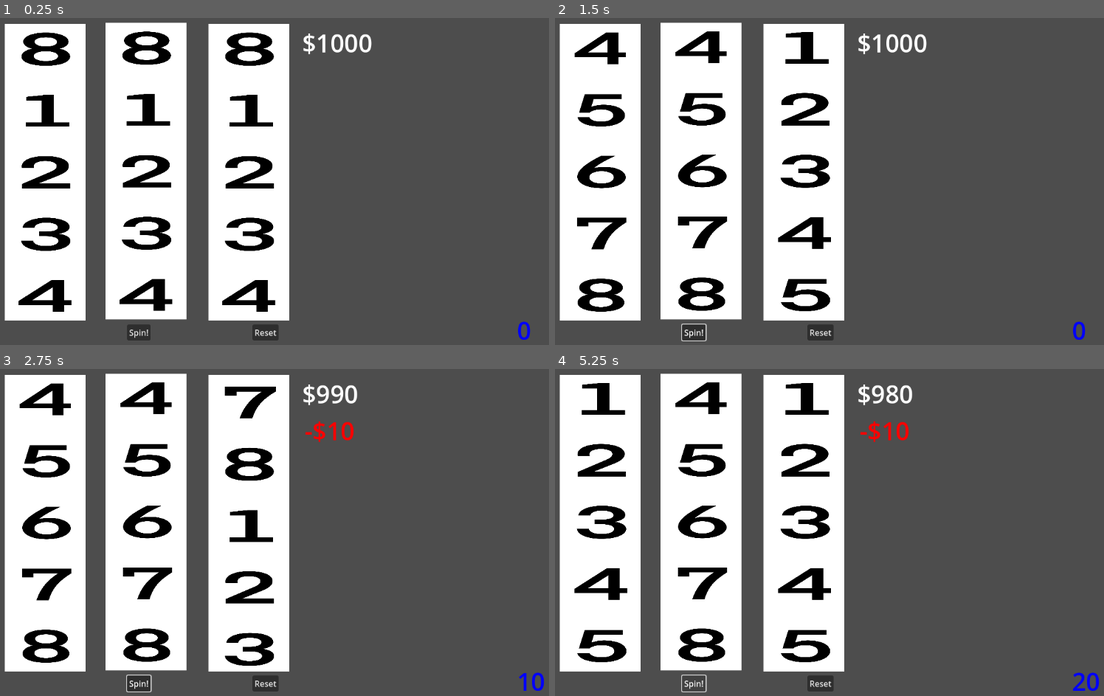
Above: before the commit, frames 1-4 (two rows, left to right).
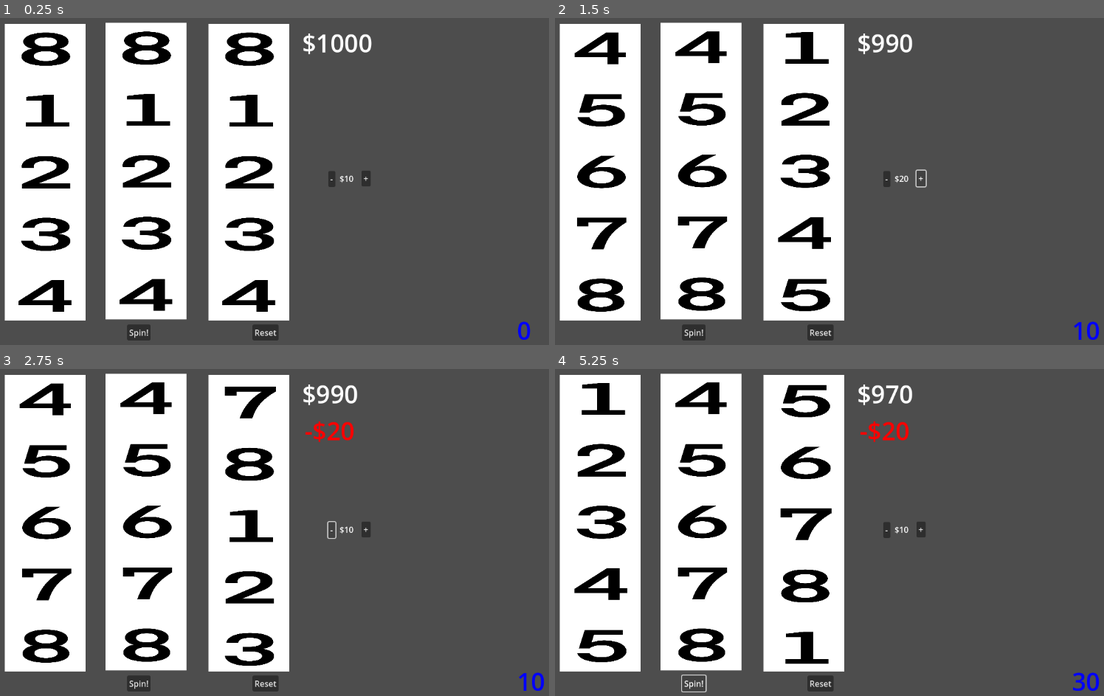
Above: after the commit, the same moments.

Repository: DaTimeKeeper/Slots
Game: Godot game, scene res://SlotWheels.tscn
Two runs of this game, one before a commit and one after it. Both use one fixed random seed, a clock stepped at 60 frames per second and the inputs below.
Inputs (mouse positions are in pixels of both pictures, inside the frame that each line leads up to):
- Up to frame 1 (0.25 s): no input
- Up to frame 2 (1.5 s): click "Spin!" at 0.5 s; click (922, 178) at 1.25 s, where only the run after the commit has a clickable "+"
- Up to frame 3 (2.75 s): click (329, 529) at 2 s, where only the run after the commit has a clickable "-"
- Up to frame 4 (5.25 s): click "Spin!" at 2.75 s; click (922, 529) at 3.5 s, where only the run after the commit has a clickable "+"; click (884, 529) at 4.25 s, where only the run after the commit has a clickable "-"; click "Spin!" at 5 s

The runs differ from the first frame. In frame 1, 0.2% of the frame differs, in the area x 59-68%, y 46-52%; in frame 2, 0.5%; in frame 3, 0.3%; in frame 4, 3.0%, in the area x 40-97%, y 4-99%.

Commit message:
add credits

Diff:
--- a/SlotWheels.gd
+++ b/SlotWheels.gd
@@ -4,11 +4,13 @@
 var WheelThreeValue=0
 var rng = RandomNumberGenerator.new()
 
+var Credit = 10
+
 var hiddenBank = 0
 
 var moneyValue=1000
 
-var WeightValues = [10,20,10,20,50,100,300,1000]
+var WeightValues = [2,4,2,4,8,10,30,100]
 
 var IconFrames = [2,0,14,12,10,8,6,4]
 
@@ -39,7 +41,7 @@
 	WheelTwoValue =  RandomSymbolExcludeWheelOne()
 
 func SpinThirdWheel():
-	var weigtedBank=(hiddenBank/(WeightValues[WheelOneValue-1]))*100
+	var weigtedBank=(hiddenBank/(WeightValues[WheelOneValue-1]*Credit))*100
 	var winRoll = rng.randi_range(1,100)
 	if winRoll<=weigtedBank || rng.randi_range(1,100)<=10:
 		WheelThreeValue = WheelOneValue
@@ -59,8 +61,10 @@
 
 func _on_button_pressed():
 	if moneyValue-10>=0 && $Wheel3/Timer.time_left <= 0:
-		hiddenBank+=10
-		moneyValue-=10
+		hiddenBank+=Credit
+		moneyValue-=Credit
+		$MoneyLabel.text = "$"+str(moneyValue)
+		$HiddenBank.text = str(hiddenBank)
 		$Wheel1/AnimatedSprite2D.play("spin")
 		$Wheel1/Timer.start()
 		$Wheel2/AnimatedSprite2D.play("spin")
@@ -80,12 +84,12 @@
 	$Wheel3/AnimatedSprite2D.stop()
 	$Wheel3/AnimatedSprite2D.frame=IconFrames[WheelThreeValue-1]
 	if WheelOneValue == WheelTwoValue && WheelOneValue == WheelThreeValue:
-		moneyValue += WeightValues[WheelOneValue-1]
-		hiddenBank -= WeightValues[WheelOneValue-1]
-		$Win.text="+$"+str(WeightValues[WheelOneValue-1])
+		moneyValue += WeightValues[WheelOneValue-1]*Credit
+		hiddenBank -= WeightValues[WheelOneValue-1]*Credit
+		$Win.text="+$"+str((WeightValues[WheelOneValue-1]-1)*Credit)
 		$Win.set("theme_override_colors/font_color", Color(0, 1, 0))
 	else:
-		$Win.text="-$10"
+		$Win.text="-$"+str(Credit)
 		$Win.set("theme_override_colors/font_color", Color(1, 0, 0))
 	$HiddenBank.text = str(hiddenBank)
 	$MoneyLabel.text = "$"+str(moneyValue)
@@ -97,3 +101,15 @@
 func _on_Wheel1_timer_timeout():
 	$Wheel1/AnimatedSprite2D.stop()
 	$Wheel1/AnimatedSprite2D.frame=IconFrames[WheelOneValue-1]
+
+
+func _on_plus_credits_pressed():
+	if Credit <= 990:
+		Credit+=10
+		$Credits.text = "$"+str(Credit)
+
+
+func _on_minus_credits_pressed():
+	if Credit > 10:
+		Credit-=10
+		$Credits.text = "$"+str(Credit)
--- a/SlotWheels.tscn
+++ b/SlotWheels.tscn
@@ -183,8 +183,48 @@
 grow_vertical = 2
 text = "Reset"
 
+[node name="Credits" type="Label" parent="."]
+anchors_preset = 8
+anchor_left = 0.5
+anchor_top = 0.5
+anchor_right = 0.5
+anchor_bottom = 0.5
+offset_left = 145.0
+offset_top = -13.0
+offset_right = 181.0
+offset_bottom = 10.0
+grow_horizontal = 2
+grow_vertical = 2
+text = "$10"
+
+[node name="PlusCredits" type="Button" parent="Credits"]
+layout_mode = 1
+anchors_preset = 4
+anchor_top = 0.5
+anchor_bottom = 0.5
+offset_left = 43.0
+offset_top = -15.5
+offset_right = 61.0
+offset_bottom = 15.5
+grow_vertical = 2
+text = "+"
+
+[node name="MinusCredits" type="Button" parent="Credits"]
+layout_mode = 1
+anchors_preset = 4
+anchor_top = 0.5
+anchor_bottom = 0.5
+offset_left = -22.0
+offset_top = -14.5
+offset_right = -8.0
+offset_bottom = 16.5
+grow_vertical = 2
+text = "-"
+
 [connection signal="timeout" from="Wheel1/Timer" to="." method="_on_Wheel1_timer_timeout"]
 [connection signal="timeout" from="Wheel2/Timer" to="." method="_on_Wheel2_timer_timeout"]
 [connection signal="timeout" from="Wheel3/Timer" to="." method="_on_Wheel3_timer_timeout"]
 [connection signal="pressed" from="Button" to="." method="_on_button_pressed"]
 [connection signal="pressed" from="ResetButton" to="." method="_on_reset_button_pressed"]
+[connection signal="pressed" from="Credits/PlusCredits" to="." method="_on_plus_credits_pressed"]
+[connection signal="pressed" from="Credits/MinusCredits" to="." method="_on_minus_credits_pressed"]
Not shown, changed: web/index.html
Not shown, changed: web/index.pck
Not shown, changed: web/web.zip
